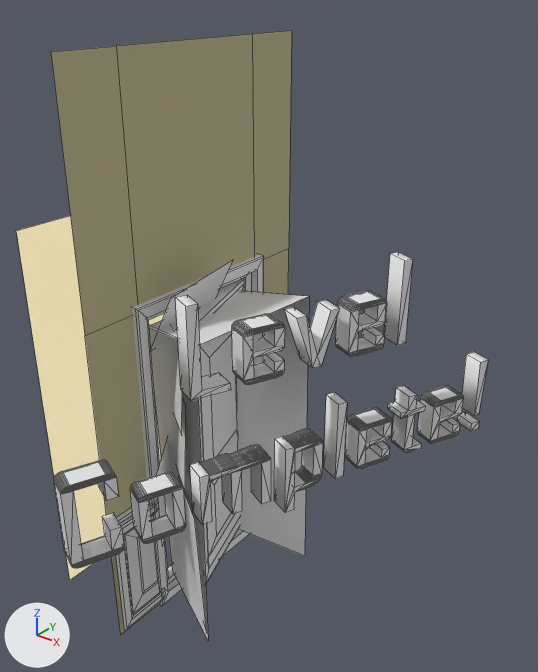
The FBX model BlindNight/Assets/Models/WallDoor.fbx, before and after one commit.
Both versions are drawn from a 50 mm camera at (5.02, -3.65, 6.42) aimed at (1.04, 1.33, 3.33). Arrows for +X, +Y and +Z are at lower left; the lights stay in place. Mesh edges are drawn as thin lines. Vertices at the same position are counted once.

The scene before the commit, as lines of its bpy script (objects in view):
```python
me_walldoor_mesh = bpy.data.meshes.new('WallDoor_Mesh')
me_walldoor_mesh.from_pydata(...)  # 1813 vertices, 2261 faces; spans x -1.55..3.1, y -1.61..3.0, z -0.62..5.9
# faces by material slot: [5, 262, 1, 104, 8, 1881]
me_walldoor_mesh.materials.append(mat_wall_m)  # beige #b9b28a
me_walldoor_mesh.materials.append(mat_door_m)  # white #e7e7e7
me_walldoor_mesh.materials.append(mat_light)  # beige #fff1c5
me_walldoor_mesh.materials.append(mat_banister)  # light grey #d6d6d6
me_walldoor_mesh.materials.append(mat_lightparticles)  # white #e7e7e7
me_walldoor_mesh.materials.append(mat_levelcompletetext)  # white #e7e7e7
ob_walldoor = bpy.data.objects.new('WallDoor', me_walldoor_mesh)
ob_walldoor.location = (0.0, 0.0, 0.0)
```
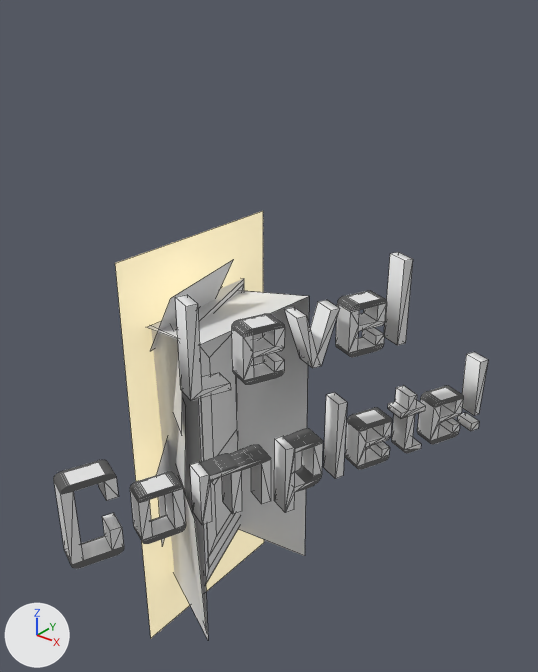
Where the change shows, as pixel boxes [x1, y1, x2, y2] in the pictures (538 x 672 px; the box of a moved part takes in the faces that stretch with it):
'WallDoor', reshaped (8% narrower, 30% shorter): before [16, 30, 488, 640]; after [54, 211, 488, 640]
part 1 of me_walldoor_mesh, moved or reshaped: before [16, 216, 165, 580]; after [115, 211, 264, 638]
part 2 of me_walldoor_mesh, deleted: before [51, 30, 292, 634]

The edits, one by one:
me_walldoor_mesh is used by ob_walldoor; location (0.0, 0.0, 0.0).
me_walldoor_mesh had 1813 vertices, 2261 faces and spanned x -1.55..3.1, y -1.61..3.0, z -0.62..5.9.
me_walldoor_mesh no longer uses material mat_wall_m (beige #b9b28a).
me_walldoor_mesh now has 1624 vertices, 2112 faces and spans x -0.17..3.1, y -1.61..2.57, z -0.62..4.66.
me_walldoor_mesh part 1: the loose piece of 4 vertices spanning x -1.55, y 0.45..2.57, z -0.62..4.07 is moved by (1.51, 0.0, 0.0).
me_walldoor_mesh part 2: 6 loose pieces with 189 vertices, spanning x -0.24..0.09, y 0.0..3.0, z -0.15..5.9, are deleted.
me_walldoor_mesh no longer uses material mat_banister (light grey #d6d6d6).
